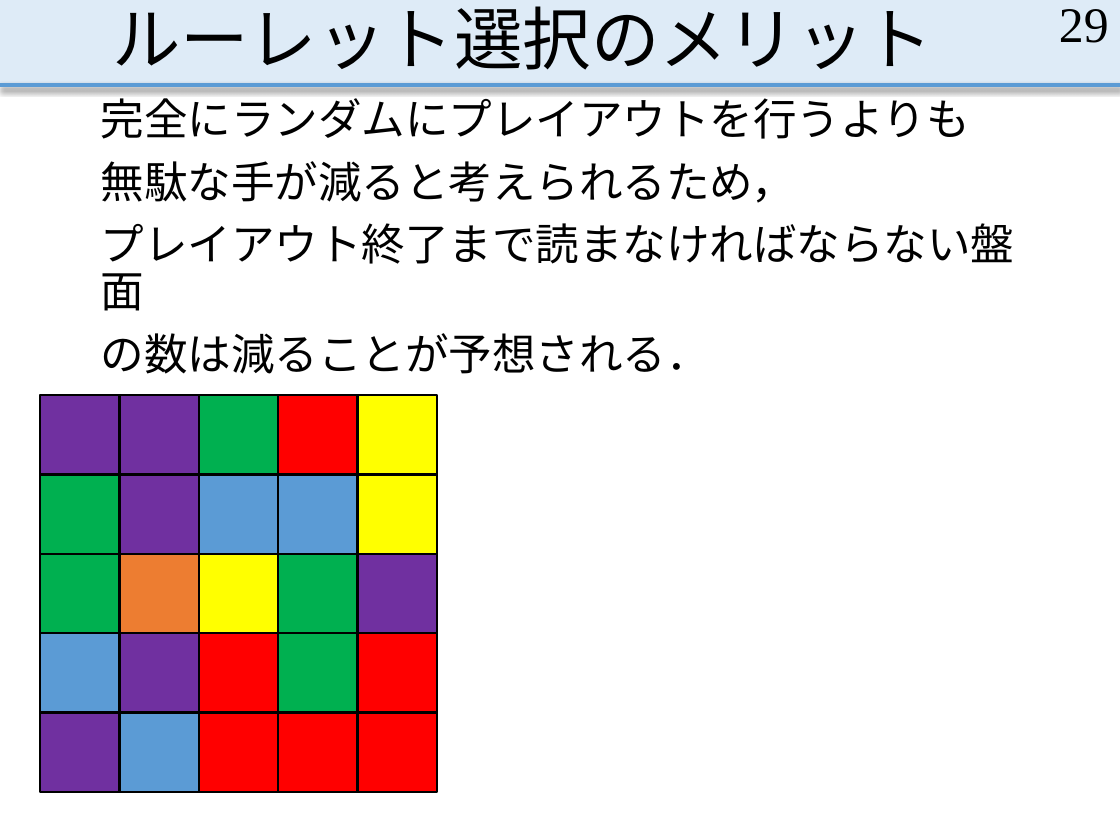
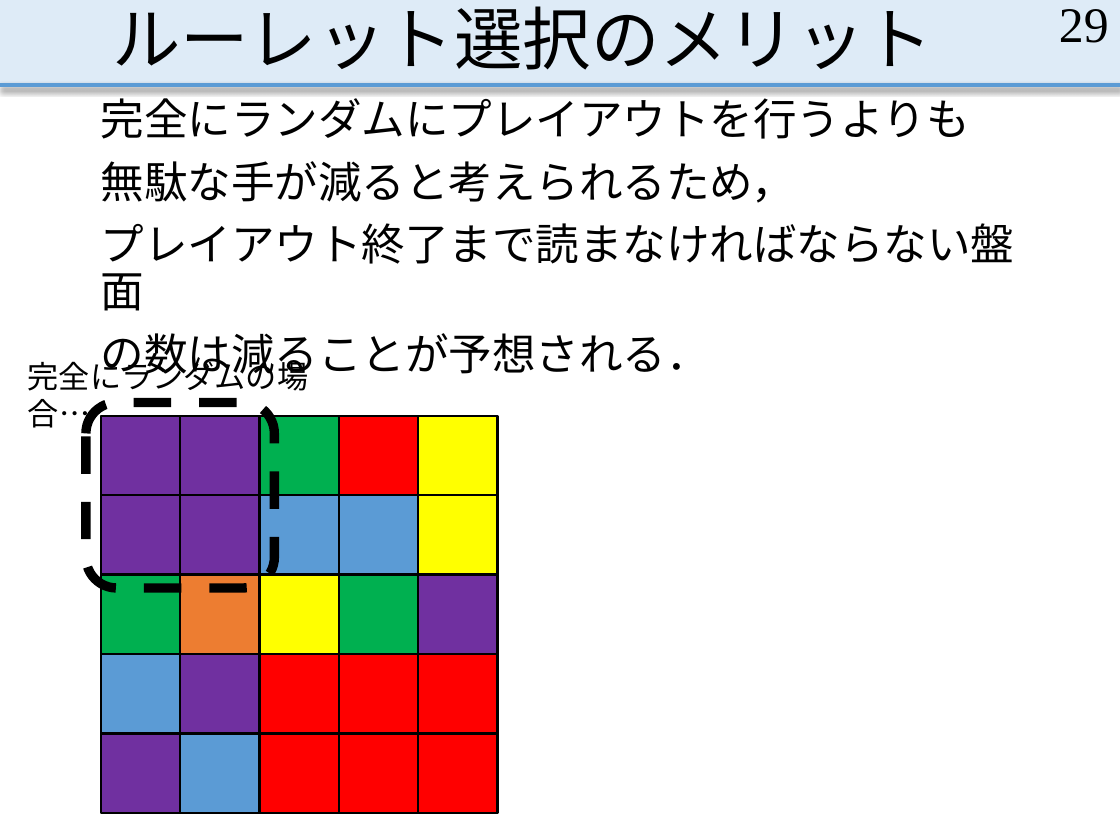
Before and after one commit to MasayaOda/SR, a slide deck: slide 29 of 190702oda.pptx. Drawn at 1120x840 pixels with LibreOffice and Linux fonts; fonts in the diff are those of the drawing. Boxes give left, top, right and bottom in pixels: in the first picture for what was removed or moved away, otherwise in the second. Text is boxed around its words. In the diff, an @@ line names an element or a change of style, - is before the commit and + after.

```diff
--- a/190702oda.pptx
+++ b/190702oda.pptx
@@ text added at [28, 356, 308, 391], 20 pt, text #000000 @@
+完全にランダムの場合…
@@ rounded rectangle added at [86, 402, 274, 588], outline #000000 6 pt dashed @@
@@ rectangle at [101, 495, 180, 575]: fill #00B050 to #7030A0 @@
@@ 25 rectangles: place and size @@
-25 rectangles at [40, 395, 437, 792]
+25 rectangles at [101, 416, 497, 813]
@@ rectangle at [339, 654, 419, 734]: fill #00B050 to #FF0000 @@
```
Also in this commit, not shown: 7 other slides changed, 1 slide added.
